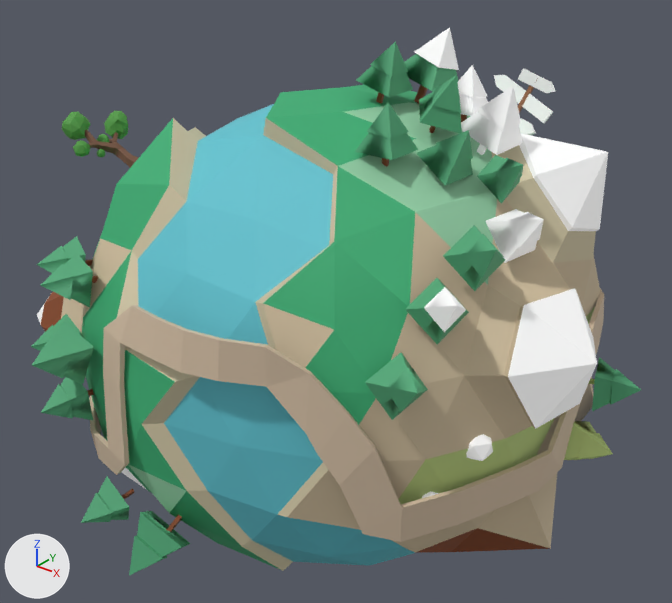
The OBJ model webgl/earth/model/earth.obj: old version first, new version second.
The view is the same before and after, from a 50 mm camera at (7.11, -8.36, 5.52) aimed at (0.65, -0.29, 0.52). The lights are fixed; the arrows at lower left show +X, +Y and +Z. Where no turn or scale is listed for an object, it has been applied to the vertices.

The older version as bpy lines, for what is in view:
```python
ob_icosphere_005 = bpy.data.objects.new('Icosphere.005', me_icosphere_005)
ob_icosphere_005.location = (0.0, 0.0, 0.0)
ob_平面 = bpy.data.objects.new('平面', me_平面)
ob_平面.location = (0.0, 0.0, 0.0)
ob_棱角球_001_棱角球_002 = bpy.data.objects.new('棱角球.001_棱角球.002', me_棱角球_001_棱角球_002)
ob_棱角球_001_棱角球_002.location = (0.0, 0.0, 0.0)
ob_棱角球_002_棱角球_003 = bpy.data.objects.new('棱角球.002_棱角球.003', me_棱角球_002_棱角球_003)
ob_棱角球_002_棱角球_003.location = (0.0, 0.0, 0.0)
ob_棱角球_棱角球_001 = bpy.data.objects.new('棱角球_棱角球.001', me_棱角球_棱角球_001)
ob_棱角球_棱角球_001.location = (0.0, 0.0, 0.0)
ob_立方体_001 = bpy.data.objects.new('立方体.001', me_立方体_001)
ob_立方体_001.location = (0.0, 0.0, 0.0)
ob_立方体_009 = bpy.data.objects.new('立方体.009', me_立方体_009)
ob_立方体_009.location = (0.0, 0.0, 0.0)
ob_立方体_012_立方体_015 = bpy.data.objects.new('立方体.012_立方体.015', me_立方体_012_立方体_015)
ob_立方体_012_立方体_015.location = (0.0, 0.0, 0.0)
ob_立方体_013_立方体_016 = bpy.data.objects.new('立方体.013_立方体.016', me_立方体_013_立方体_016)
ob_立方体_013_立方体_016.location = (0.0, 0.0, 0.0)
# also in view: '立方体.006' at (2.06, 0.15, 3.16); '立方体.017_立方体.025' at (-0.95, -2.91, 1.23); '立方体.010_立方体.013' at (3.02, -1.64, 1.63); '立方体.020_立方体.028' at (-1.38, -2.62, 1.23); '立方体.014_立方体.022' at (-0.67, -3.37, 0.6)
```
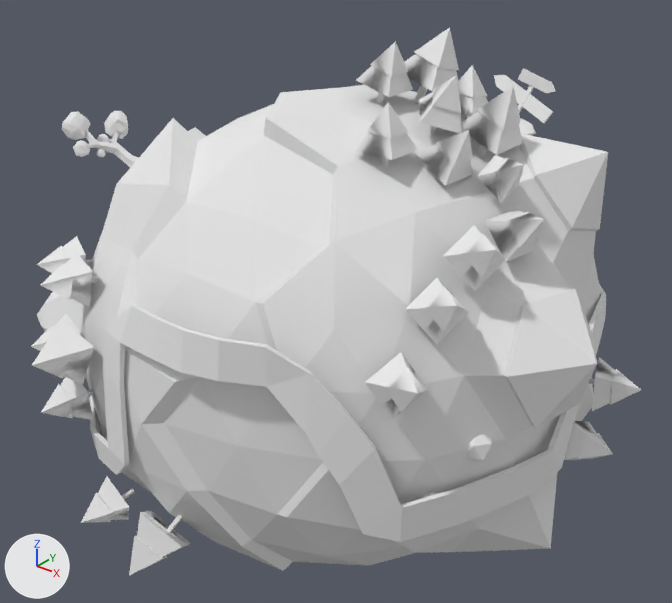
Pixel boxes [x1, y1, x2, y2] of what changed, in the pictures (672 x 603 px):
'棱角球_棱角球.001', recoloured, surface changed: [37, 85, 608, 571] in both
'平面', recoloured (beige to grey): [89, 284, 606, 542] in both
'立方体.003', recoloured, surface changed (white to grey): [461, 86, 523, 155] in both
'立方体.014_立方体.022', recoloured (green to white): [32, 321, 94, 384] in both
'立方体.011_立方体.014', recoloured (green to white): [365, 352, 428, 420] in both
'立方体.002', recoloured, surface changed: [404, 28, 459, 104] in both
'立方体.010_立方体.013', recoloured, surface changed: [405, 278, 469, 345] in both
'立方体.009', recoloured (green to white): [443, 225, 505, 291] in both
'立方体.019_立方体.027', recoloured (green to grey): [129, 511, 191, 575] in both
'Icosphere.005', recoloured: [62, 111, 139, 168] in both
'立方体.008', recoloured, surface changed (white to grey): [486, 209, 544, 263] in both
'立方体.005', recoloured (green to grey): [355, 102, 418, 167] in both
'立方体.004', recoloured (green to grey): [416, 130, 473, 186] in both
'立方体', recoloured (green to grey): [356, 41, 413, 103] in both
'立方体.001', recoloured (green to grey): [419, 76, 462, 133] in both
'立方体.017_立方体.025', recoloured (green to white): [40, 253, 98, 307] in both
'立方体.015_立方体.023', recoloured (green to white): [41, 377, 94, 420] in both
'立方体.012_立方体.015', recoloured (green to grey): [588, 357, 641, 411] in both
'立方体.016_立方体.024', recoloured (green to white): [81, 476, 134, 523] in both
'立方体.007', recoloured (green to grey): [477, 155, 523, 204] in both
'立方体.013_立方体.016', recoloured (green to grey): [564, 421, 613, 460] in both
'立方体.006', recoloured, surface changed: [457, 65, 488, 122] in both
'立方体.020_立方体.028', recoloured (green to white): [36, 236, 93, 273] in both
'棱角球.001_棱角球.002', recoloured, surface changed (white to grey): [466, 434, 493, 461] in both
'立方体.018_立方体.026', recoloured (green to white): [31, 314, 81, 351] in both
'棱角球.002_棱角球.003', recoloured, surface changed: [422, 491, 438, 498] in both
part 1 of me_棱角球_棱角球_001, recoloured (brown to grey): [478, 473, 557, 549] in both
part 2 of me_棱角球_棱角球_001, recoloured (brown to grey): [415, 529, 476, 553] in both
part 3 of me_棱角球_棱角球_001, recoloured (brown to grey): [451, 528, 550, 552] in both

Diff of the bpy script that builds the scene:
```diff
--- a/webgl/earth/model/earth.obj.py
+++ b/webgl/earth/model/earth.obj.py
@@ mat_material_013 @@
 mat_material_013 = principled_material('Material.013')
-mat_material_013.base_color = (0.0805, 0.329, 0.0546)  # green #509b42
+mat_material_013.base_color = (0.8, 0.8, 0.8)  # white #e7e7e7
 mat_material_013.roughness = 0.69
@@ mat_material_012 @@
 mat_material_012 = principled_material('Material.012')
-mat_material_012.base_color = (0.197, 0.0921, 0.0548)  # brown #7b5642
+mat_material_012.base_color = (0.8, 0.8, 0.8)  # white #e7e7e7
 mat_material_012.roughness = 0.69
@@ mat_材质 @@
 mat_材质 = principled_material('材质')
-mat_材质.base_color = (0.64, 0.504, 0.364)  # beige #d1bca3
+mat_材质.base_color = (0.8, 0.8, 0.8)  # white #e7e7e7
 mat_材质.roughness = 0.69
@@ mat_材质_009 @@
 mat_材质_009.roughness = 0.69
-mat_材质_009.emission_color = (0.22, 0.22, 0.22)  # grey #818181
-mat_材质_009.emission_strength = 1.0
@@ mat_材质_002 @@
 mat_材质_002 = principled_material('材质.002')
-mat_材质_002.base_color = (0.117, 0.551, 0.64)  # cyan #60c4d1
+mat_材质_002.base_color = (0.8, 0.8, 0.8)  # white #e7e7e7
 mat_材质_002.roughness = 0.69
@@ mat_材质_003 @@
 mat_材质_003 = principled_material('材质.003')
-mat_材质_003.base_color = (0.0426, 0.431, 0.176)  # green #3aaf74
+mat_材质_003.base_color = (0.8, 0.8, 0.8)  # white #e7e7e7
 mat_材质_003.roughness = 0.69
@@ mat_材质_004 @@
 mat_材质_004 = principled_material('材质.004')
-mat_材质_004.base_color = (0.303, 0.64, 0.393)  # green #96d1a8
+mat_材质_004.base_color = (0.8, 0.8, 0.8)  # white #e7e7e7
 mat_材质_004.roughness = 0.69
@@ mat_材质_005 @@
 mat_材质_005 = principled_material('材质.005')
-mat_材质_005.base_color = (0.63, 0.514, 0.343)  # beige #d0be9e
+mat_材质_005.base_color = (0.8, 0.8, 0.8)  # white #e7e7e7
 mat_材质_005.roughness = 0.69
@@ mat_材质_006 @@
 mat_材质_006 = principled_material('材质.006')
-mat_材质_006.base_color = (0.502, 0.64, 0.217)  # green #bcd180
+mat_材质_006.base_color = (0.8, 0.8, 0.8)  # white #e7e7e7
 mat_材质_006.roughness = 0.69
@@ mat_材质_011 @@
 mat_材质_011 = principled_material('材质.011')
-mat_材质_011.base_color = (0.249, 0.0645, 0.0176)  # brown #894824
+mat_材质_011.base_color = (0.8, 0.8, 0.8)  # white #e7e7e7
 mat_材质_011.roughness = 0.69
@@ mat_材质_008 @@
 mat_材质_008 = principled_material('材质.008')
-mat_材质_008.base_color = (0.639, 0.567, 0.379)  # beige #d1c6a6
+mat_材质_008.base_color = (0.8, 0.8, 0.8)  # white #e7e7e7
 mat_材质_008.roughness = 0.69
@@ mat_材质_010 @@
 mat_材质_010 = principled_material('材质.010')
-mat_材质_010.base_color = (0.0816, 0.382, 0.183)  # green #51a677
+mat_材质_010.base_color = (0.8, 0.8, 0.8)  # white #e7e7e7
 mat_材质_010.roughness = 0.69
@@ mat_材质_012 @@
 mat_材质_012.roughness = 0.69
-mat_材质_012.emission_color = (0.22, 0.22, 0.22)  # grey #818181
-mat_材质_012.emission_strength = 1.0
@@ mat_material_022 @@
+mat_material_022 = principled_material('Material.022')
+mat_material_022.base_color = (0.8, 0.8, 0.8)  # white #e7e7e7
+mat_material_022.roughness = 1.0
@@ me_棱角球_棱角球_001 @@
 me_棱角球_棱角球_001.from_pydata(...)  # 292 vertices, 454 faces; spans x -2.68..4.24, y -3.2..2.96, z -2.84..3.15
 # used by ob_棱角球_棱角球_001; location = (0.0, 0.0, 0.0)
+# me_棱角球_棱角球_001 part 1: 3 faces spanning x 3.11..3.84, y -0.98..0.63, z -1.58..-0.65 switch from mat_材质_005 (beige #d0be9e) to mat_material_022 (white #e7e7e7)
+# me_棱角球_棱角球_001 part 2: 5 faces spanning x 1.68..3.43, y -1.59..2.39, z -2.08..0.17 switch from mat_材质_011 (brown #894824) to mat_材质_008 (white #e7e7e7)
+# me_棱角球_棱角球_001 part 3: 14 faces spanning x 1.28..3.84, y -0.98..2.39, z -2.44..-0.61 switch from mat_材质_011 (brown #894824) to mat_material_022 (white #e7e7e7)
 me_棱角球_棱角球_001.materials.append(mat_材质_002)
```
